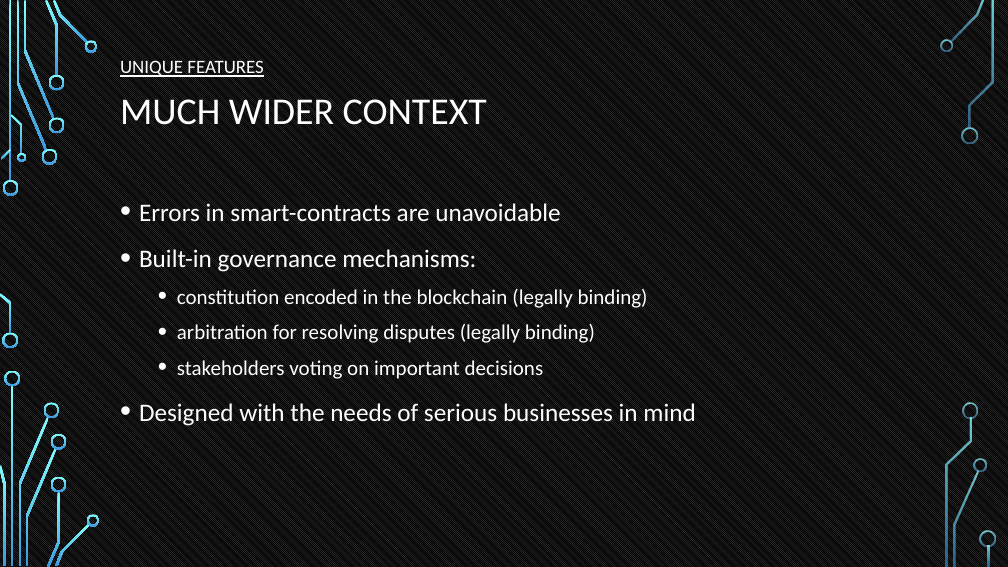
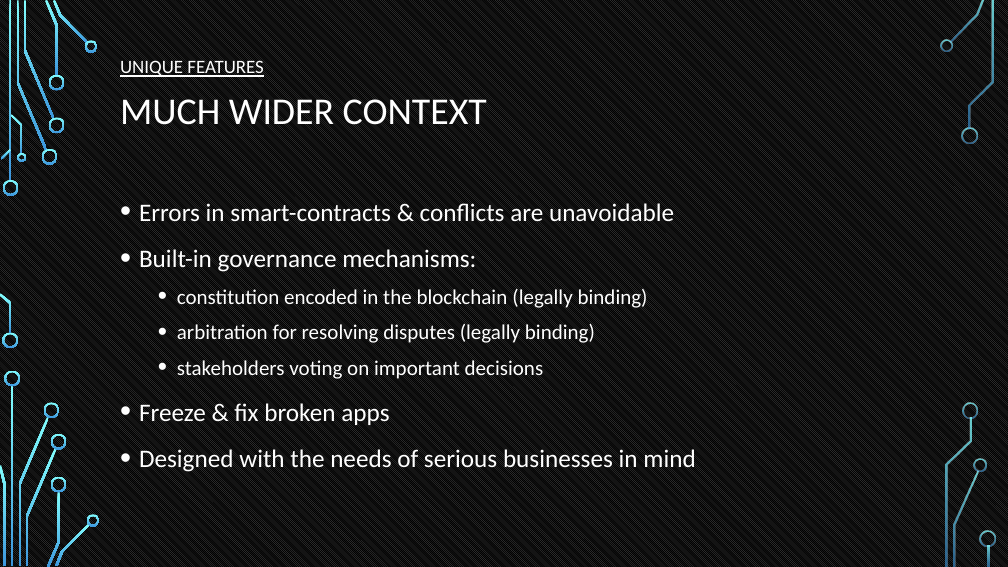
Before and after one commit to tokenika/tokenika.github.io, a slide deck: slide 30 of WarsawBlock.pptx. Drawn at 1008x567 pixels with LibreOffice and Linux fonts; fonts in the diff are those of the drawing; background and template pictures are left out. Boxes give left, top, right and bottom in pixels: in the first picture for what was removed or moved away, otherwise in the second. Text is boxed around its words. In the diff, an @@ line names an element or a change of style, - is before the commit and + after.

```diff
--- a/WarsawBlock.pptx
+++ b/WarsawBlock.pptx
@@ text at <box>139,203,674,222</box>: text changed @@
-• Errors in smart-contracts are unavoidable
+• Errors in smart-contracts & conflicts are unavoidable
@@ text at <box>139,403,389,425</box>: paragraph added @@
+• Freeze & fix broken apps
```
Also in this commit, not shown: 9 other slides changed, 1 other file.
